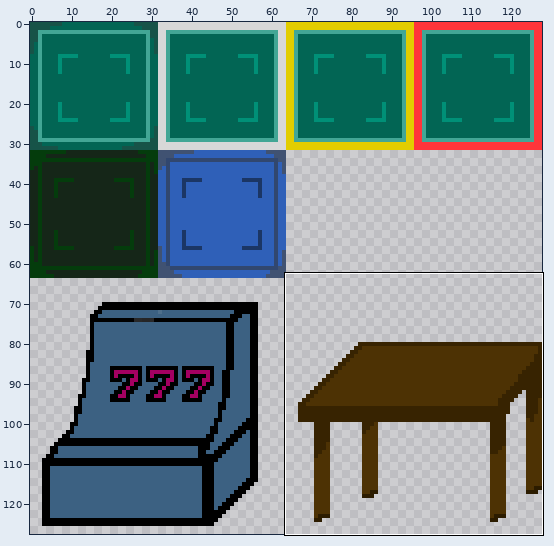
Sprite sheet -- dist/hw3_assets/tilemaps/Tileset2.png. The first picture is a wide view before the edit; the outline marks the close-up.
Close-up. As it was:
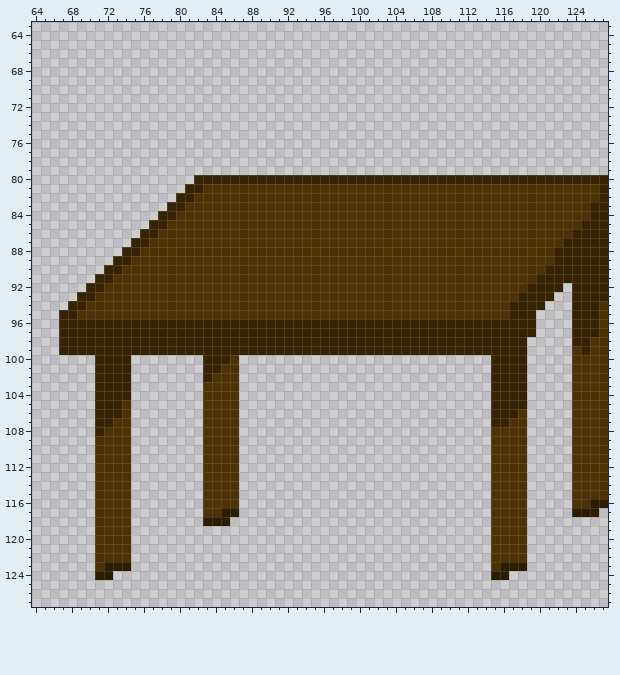
The file is 128x128 pixels. Colours within 5 levels of each other are drawn and written as one. Shown: x 64..127, y 63..127.
Once edited:
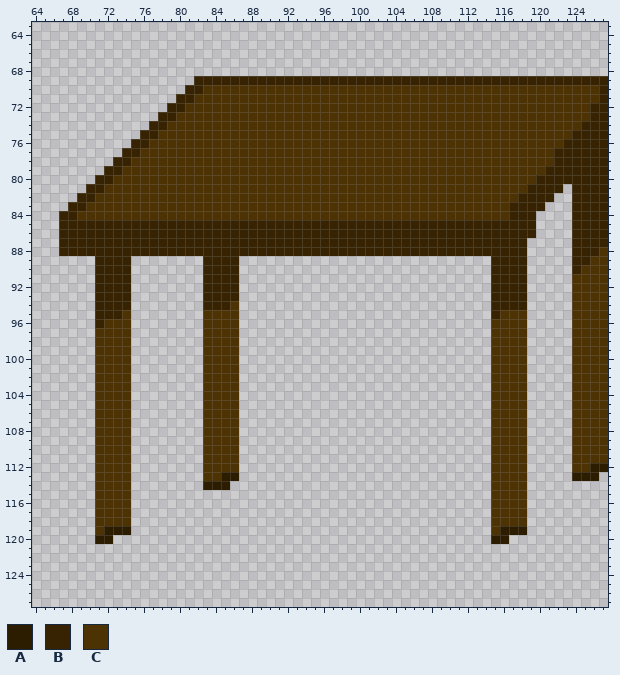
Palette (. is transparent): A #2c1c00  B #372301  C #4d3204
Diff:
Changed rows in their new state; - is an unchanged pixel.
first column x 67:
 69 ---------------BBBBBBBBBBBBBBBBBBBBBBBBBBBBBBBBBBBBBBBBBBBBBB
 70 --------------BBCCCCCCCCCCCCCCCCCCCCCCCCCCCCCCCCCCCCCCCCCCCCB
 71 -------------BBCCCCCCCCCCCCCCCCCCCCCCCCCCCCCCCCCCCCCCCCCCCCCB
 72 ------------BBCCCCCCCCCCCCCCCCCCCCCCCCCCCCCCCCCCCCCCCCCCCCCBB
 73 -----------BBCCCCCCCCCCCCCCCCCCCCCCCCCCCCCCCCCCCCCCCCCCCCCCBB
 74 ----------BBCCCCCCCCCCCCCCCCCCCCCCCCCCCCCCCCCCCCCCCCCCCCCCBBB
 75 ---------BBCCCCCCCCCCCCCCCCCCCCCCCCCCCCCCCCCCCCCCCCCCCCCCBBBB
 76 --------BBCCCCCCCCCCCCCCCCCCCCCCCCCCCCCCCCCCCCCCCCCCCCCCBBBBB
 77 -------BBCCCCCCCCCCCCCCCCCCCCCCCCCCCCCCCCCCCCCCCCCCCCCCBBBBBB
 78 ------BBCCCCCCCCCCCCCCCCCCCCCCCCCCCCCCCCCCCCCCCCCCCCCCCBBBBBB
 79 -----BBCCCCCCCCCCCCCCCCCCCCCCCCCCCCCCCCCCCCCCCCCCCCCCCBBBBBBB
 80 ----BBCCCCCCCCCCCCCCCCCCCCCCCCCCCCCCCCCCCCCCCCCCCCCCC--------
 81 ---BBCCCCCCCCCCC------------------------------------BBBB.BBB-
 82 --BBCCCCCCCCCCC------------------------------------BBBB..BBB-
 83 -BBCCCCCCCCCCC------------------------------------BBBB...BB--
 84 BBCCCCCCCCCCC-------------------------------------BBB....BB--
 85 BBBBBBBBBB--BBBBBBBBBBBBBBBBBBBBBBBBBBBBBBBBBBBBBBBBB....B---
 86 BBBBBBBBB--BBBBBBBBBBBBBBBBBBBBBBBBBBBBBBBBBBBBBBBBBB....----
 87 BBBBBBBB--BBBBBBBBBBBBBBBBBBBBBBBBBBBBBBBBBBBBBBBBBB.....----
 88 BBBBBBB--BBBBBBBBBBBBBBBBBBBBBBBBBBBBBBBBBBBBBBBBBBB.....---C
 89 ----BB--........BBBB............................BBBB.....--CC
 90 ----B--B........BBBB............................BBBB.....-CCC
 91 ------BB........BBBB............................BBBB.....CCCC
 92 ---.-BBB........BBBB............................BBBB....-CCCC
 93 --..BBBB........BBBB............................BBB-...--CCCC
 94 -...BBBB........BBB-............................BB--..---CCC-
 95 ....BBB-........----............................B-CC.----CCC-
 96 ....-CCC........CCCC............................CCCC.----CCC-
 97 ....CCCC........CCCC............................CCCC.----CCC-
 98 ....CCCC........CCCC............................CCCC-----CC--
 99 ....CCCC........CCCC............................CCCC------C--
100 ----CCCC--------CCC-----------------------------CCCC---------
101 ----CCCC--------CC------------------------------CCCC---------
102 ----CCCC--------C-------------------------------CCCC---------
103 ----CCCC----------------------------------------CCCC---------
104 ----CCCC----------------------------------------CCCC---------
105 ----CCC-----------------------------------------CCCC---------
106 ----CCC-----------------------------------------CCC----------
107 ----CC------------------------------------------CC-----------
108 ----C--------------------------------------------------------
first column x 71:
112 -------------------------------------------------------AA
113 --------------AA-------------------------------------AAA.
114 ------------AAA.-------------------------------------....
115 ------------....-------------------------------------....
116 ------------....-------------------------------------....
117 ------------....-------------------------------------...-
118 ------------...------------------------------------------
119 -AAA-----------------------------------------AAA---------
120 AA..----------------------------------------AA..---------
121 ....----------------------------------------....---------
122 ....----------------------------------------....---------
123 ....----------------------------------------....---------
124 ..------------------------------------------..-----------
